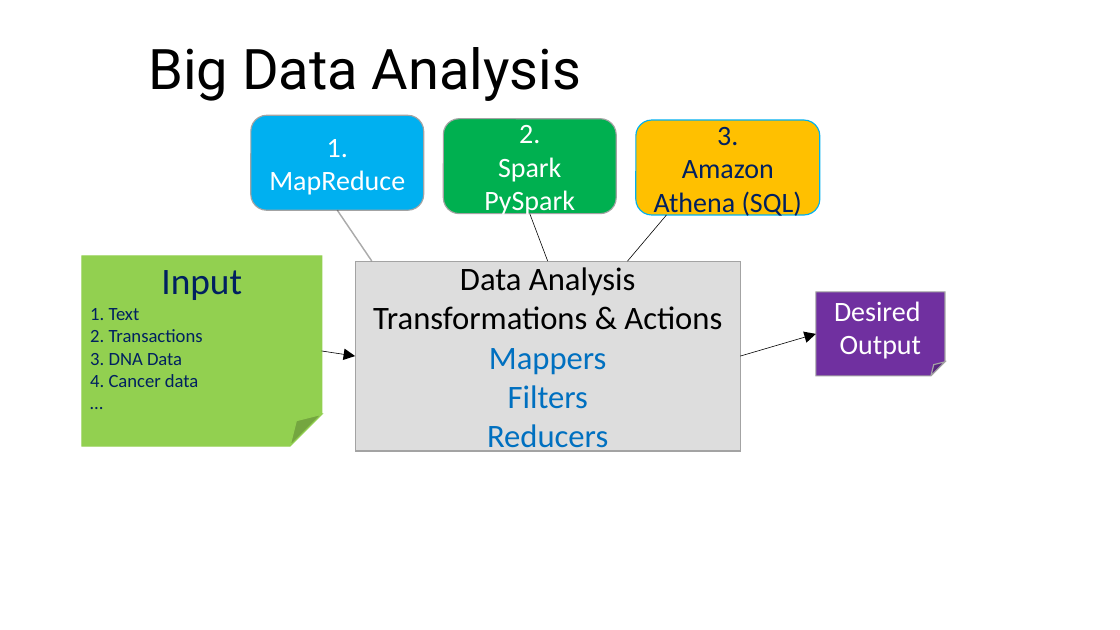
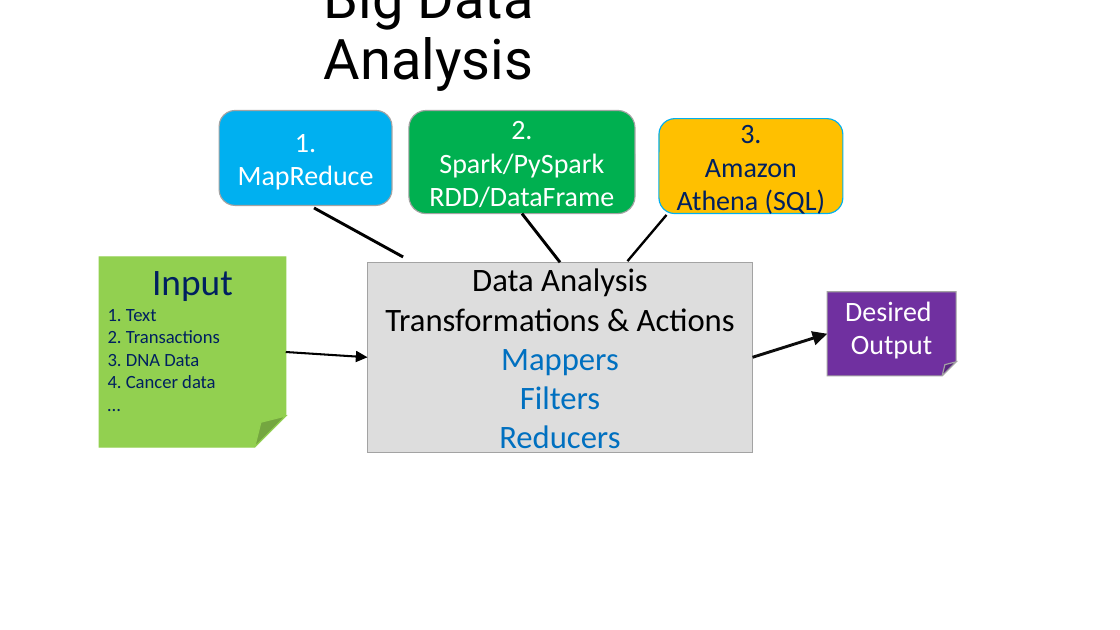
Before and after one commit to mahmoudparsian/big-data-modeling, a slide deck: slide 8 of course_outine_10_weeks/Course_Outline_Big_Data_Modeling.pptx. Drawn at 1120x630 pixels with LibreOffice and Linux fonts; fonts in the diff are those of the drawing; background and template pictures are left out. Boxes give left, top, right and bottom in pixels: in the first picture for what was removed or moved away, otherwise in the second. Text is boxed around its words. In the diff, an @@ line names an element or a change of style, - is before the commit and + after.

```diff
--- a/course_outine_10_weeks/Course_Outline_Big_Data_Modeling.pptx
+++ b/course_outine_10_weeks/Course_Outline_Big_Data_Modeling.pptx
@@ title "Big Data Analysis" rewrapped from bbox=[148, 47, 581, 101] to bbox=[324, 0, 534, 91] @@
@@ rounded rectangle "1. MapReduce": place and size @@
-rounded rectangle "1. MapReduce" at bbox=[251, 115, 424, 210]
+rounded rectangle "1. MapReduce" at bbox=[219, 111, 392, 206]
@@ rounded rectangle "2.": place and size @@
-rounded rectangle "2." at bbox=[444, 118, 617, 213]
+rounded rectangle "2." at bbox=[409, 111, 635, 214]
@@ rounded rectangle "3.": place and size @@
-rounded rectangle "3." at bbox=[636, 120, 820, 215]
+rounded rectangle "3." at bbox=[659, 118, 843, 213]
@@ text in rounded rectangle at bbox=[429, 153, 614, 208]: text changed @@
-Spark
-PySpark
+Spark/PySpark
+RDD/DataFrame
@@ line moved from (338, 210) - (371, 261) to (314, 208) - (403, 257) @@
@@ line (314, 208) - (403, 257): stroke #000000 1.25 pt to #000000 2.5 pt @@
@@ line moved from (530, 213) - (548, 261) to (522, 213) - (560, 262) @@
@@ line (522, 213) - (560, 262): stroke #000000 0.5 pt to #000000 2.5 pt @@
@@ line (666, 215) - (628, 261): stroke #000000 0.5 pt to #000000 2 pt @@
@@ folded corner "Input": place and size @@
-folded corner "Input" at bbox=[82, 256, 322, 446]
+folded corner "Input" at bbox=[99, 257, 286, 447]
@@ rectangle "Data Analysis": place and size @@
-rectangle "Data Analysis" at bbox=[355, 261, 741, 451]
+rectangle "Data Analysis" at bbox=[367, 262, 753, 452]
@@ folded corner "Desired": place and size @@
-folded corner "Desired" at bbox=[816, 292, 945, 376]
+folded corner "Desired" at bbox=[828, 292, 957, 376]
@@ arrow moved from (322, 351) - (355, 356) to (286, 352) - (367, 357) @@
@@ arrow (286, 352) - (367, 357): stroke #000000 0.5 pt to #000000 1.75 pt @@
@@ arrow moved from (740, 356) - (816, 334) to (753, 357) - (828, 334) @@
@@ arrow (753, 357) - (828, 334): stroke #000000 0.5 pt to #000000 2.5 pt @@
```
Also in this commit, not shown: 1 other file.
